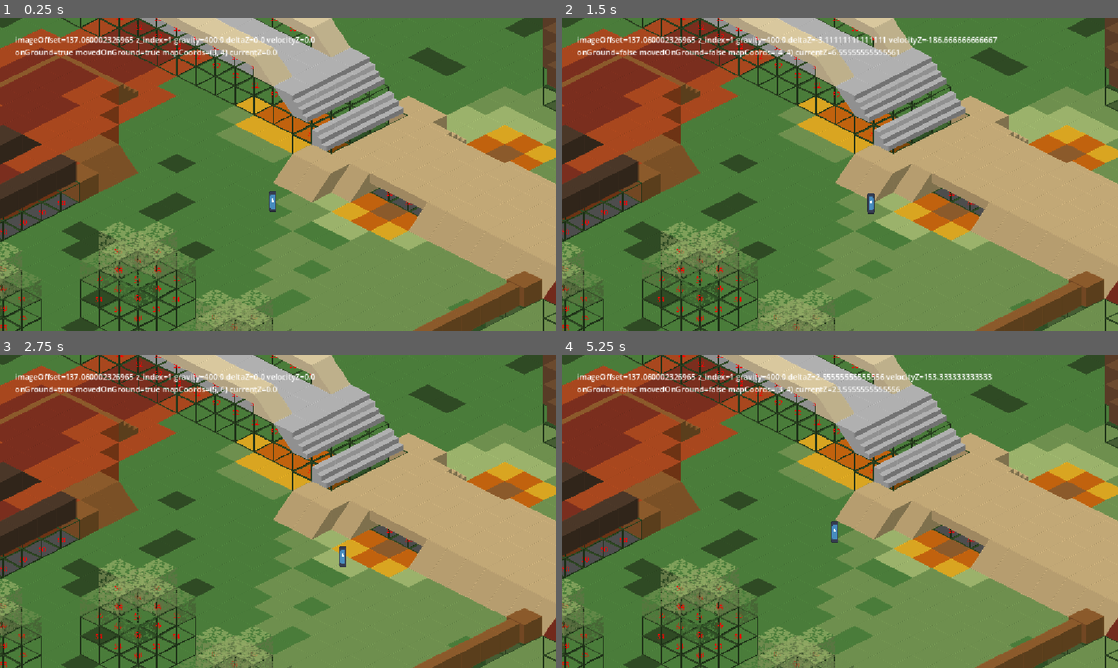
Above: before the commit, frames 1-4 (two rows, left to right).
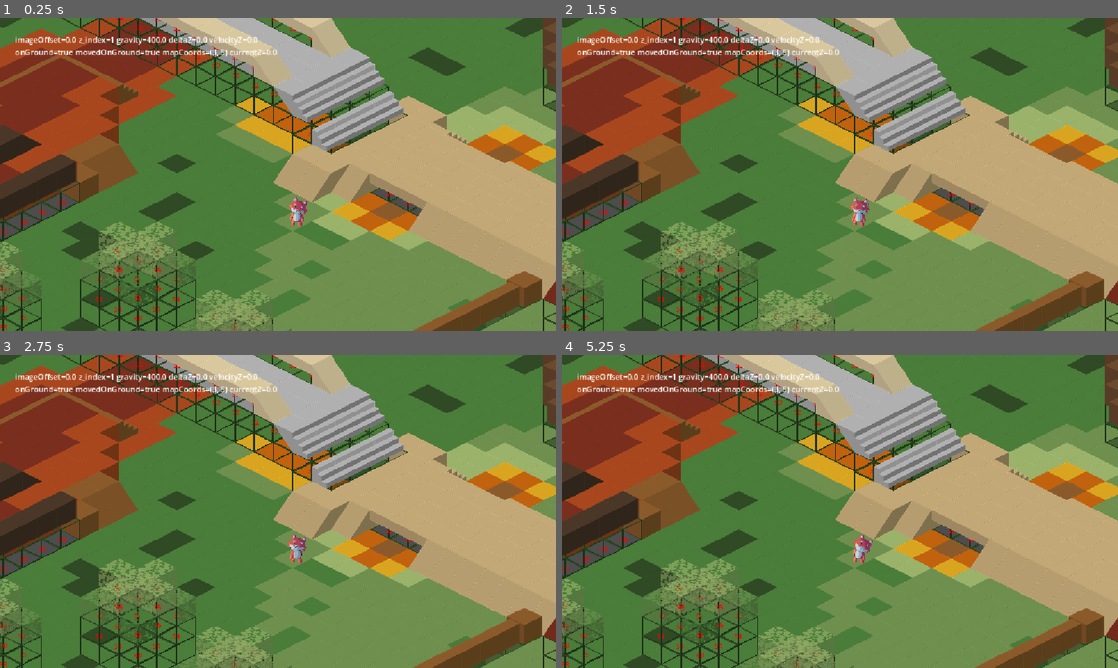
Above: after the commit, the same moments.

Repository: Zbyl/SlavicGameJam2026
Game: Godot game, scene res://TestMap.tscn
Two runs of this game, one before a commit and one after it. Both use one fixed random seed, a clock stepped at 60 frames per second and the inputs below. This scene is started directly instead of the project's main scene. The engine's default icon, where the game draws it, is replaced by a stand-in: a white triangle on a blue panel in a dark square.
Inputs:
- Up to frame 1 (0.25 s): no input
- Up to frame 2 (1.5 s): tap Enter (ui_accept) at 0.5, 0.6, 0.77, 1.07, 1.35 s; hold Right (ui_right) 0.53-1.28 s; hold Down (ui_down) from 1.28 s (still down)
- Up to frame 3 (2.75 s): tap Enter (ui_accept) at 1.52, 1.82, 2.1 s; release Down (ui_down) at 2.03 s; hold Right (ui_right) from 2.03 s (still down)
- Up to frame 4 (5.25 s): release Right (ui_right) at 2.78 s; hold Up (ui_up) 2.78-3.53 s; tap Enter (ui_accept) at 2.85, 3.02, 3.32, 3.6, 3.77, 4.07, 4.25, 4.35, 4.52, 4.82, 5.1 s; hold Left (ui_left) 3.53-5.03 s; hold Down (ui_down) from 5.03 s (still down)

The runs differ from the first frame. In frame 1, 0.9% of the frame differs, in the area x 11-57%, y 5-67%; in frame 2, 1.6%; in frame 3, 0.8%; in frame 4, 1.7%, in the area x 10-78%, y 5-67%.

Commit message:
3D jumping in Dude (taken from TestDude).

Diff:
--- a/Game/TestDude.gd
+++ b/Game/TestDude.gd
@@ -5,6 +5,8 @@
 @export var debugLabel: Label
 
 @onready var image: Node2D = $Image # Image of Boguś. Will be moved relative to CollisionShape to simulate jumping.
+var baseOffsetY: float = 0.0
+
 
 const SPEED = 6000.0
 const JUMP_VELOCITY = 200.0
@@ -15,8 +17,6 @@
 
 var currentZ: float = 0.0
 var velocityZ: float = 0.0
-
-var baseOffsetY: float = 0.0
 
 # Returns tilemap for layer or null if this layer doesn't have a tilemap.
 func getTileMapForLayer(layer: int) -> TileMapLayer:
@@ -100,6 +100,9 @@
     print(Vector2(1, 0))
     print(tileOffsetToPlanarOffset(Vector2(0, 0)))
     print(Vector2(0.5, 0.5))
+
+func layerFromZ(z: float) -> int:
+    return floori(z / layerHeight)
 
 # tileOffset - screen offset from the center of the tile (assuming z == 0)
 #         /\ 0,-20
@@ -210,9 +213,6 @@
     return OnSlope.NO
 
 
-func layerFromZ(z: float) -> int:
-    return floori(z / layerHeight)
-
 func _physics_process(delta: float) -> void:
     var preMapPosition := mapPositionFromScreenPosition(global_position, currentZ)
     var preGroundInfo := groundInfoFromMapPosition(preMapPosition, currentZ)
--- a/Game/TestMap.tscn
+++ b/Game/TestMap.tscn
@@ -1,8 +1,8 @@
 [gd_scene format=3 uid="uid://7vh5ua3bmum8"]
 
 [ext_resource type="Script" uid="uid://b8xaps7mwxc36" path="res://TestMap.gd" id="1_3h1ab"]
-[ext_resource type="PackedScene" uid="uid://sqxg3gnq0lut" path="res://TestDude.tscn" id="1_gfjgm"]
 [ext_resource type="PackedScene" uid="uid://dj606h5locj3n" path="res://Levels/Level2.tscn" id="2_onbnv"]
+[ext_resource type="PackedScene" uid="uid://b4w8smkleosv3" path="res://characters/dude.tscn" id="4_onbnv"]
 
 [node name="TestMap" type="Node2D" unique_id=1902347863 node_paths=PackedStringArray("level")]
 y_sort_enabled = true
@@ -22,7 +22,12 @@
 offset_bottom = 84.0
 text = "XXX"
 
-[node name="TestDude" parent="." unique_id=1449815505 node_paths=PackedStringArray("level", "debugLabel") instance=ExtResource("1_gfjgm")]
-position = Vector2(565, 394)
+[node name="Dude" parent="." unique_id=345096153 node_paths=PackedStringArray("debugLabel", "level") instance=ExtResource("4_onbnv")]
+position = Vector2(615, 429)
+speed = 300.0
+character = "Fox"
+controller = 0
+jumpButton = 0
+isBerek = false
+debugLabel = NodePath("../CanvasLayer/DebugLabel")
 level = NodePath("../Level2")
-debugLabel = NodePath("../CanvasLayer/DebugLabel")
--- a/Game/characters/dude.gd
+++ b/Game/characters/dude.gd
@@ -5,15 +5,22 @@
 const DECELERATION_FACTOR = 2*ACCELERATION_FACTOR
 const WORLD_ASPECT_FACTOR = 0.5
 
-@export var speed = 300
-@export var character = "Fox"
-@export var controller = 0
+@export var speed: float = 300.0
+@export var character: String = "Fox"
+@export var controller: int = 0
 @export var jumpButton = JOY_BUTTON_A
-@export var isBerek = false
-
-var direction = Vector2.ZERO
-var currentAngle = 8
-var currentState = "None"
+@export var isBerek: bool = false
+
+const JUMP_VELOCITY: float = 200.0
+var gravity: float = 400.0
+
+var currentAngle: int = 8 # 1 to 8,  1 - SW, 2 - W, ..., 8 - S
+var currentState: String = "None"
+#  - None - unused, invalid
+#  - Idle
+#  - Die
+#  - Jump
+#  - Dir - running (Dir name is used because animations are named Dir)
 
 @onready var animation: AnimatedSprite2D = $Kunek
 @onready var outline: AnimatedSprite2D = $Outline
@@ -31,7 +38,37 @@
 ]
 var run_stream: AudioStream
 
+
+@export var debugLabel: Label
+
+# @todo Move to some Level/Game thingy.
+@export var level: Node2D
+var tile_map_layers: Array[TileMapLayer] = []
+
+@onready var baseImage: Node2D = $Kunek # Image of Boguś. Will be moved relative to CollisionShape to simulate jumping.
+@onready var outlineImage: Node2D = $Outline # Outline of Boguś.
+var baseImageOffsetY: float = 0.0
+var outlineImageOffsetY: float = 0.0
+
+var layerHeight: float = 40.0
+var zToYOffsetRatio: float = 1.0 # Multiply z by this much to get y offset. But note that Z goes up, but y goes down.
+
+var currentZ: float = 0.0
+var velocityZ: float = 0.0
+
+
 func _ready() -> void:
+    baseImageOffsetY = baseImage.offset.y
+    outlineImageOffsetY = outlineImage.offset.y
+    #debugLabel = get_node("../../%DebugLabel")
+    # @todo Move to some Level/Game thingy.
+    for i in range(100):
+        var tileMapName = "TileMapLayer{idx}".format({"idx": i})
+        var tileMap: TileMapLayer = level.get_node_or_null(tileMapName)
+        if not tileMap:
+            break
+        tile_map_layers.append(tileMap)
+
     setBerek(isBerek)
     if character == "Fox":
         run_stream = streams[0]
@@ -63,14 +100,14 @@
 func isJumpButtonPressed() -> bool:
     return Input.is_joy_button_pressed(controller, jumpButton)
 
-func calculateState(direction: Vector2, isJump: bool) -> String:
+func calculateState(dir: Vector2, isJump: bool) -> String:
     if currentState=="Die":
         return "Die"
     elif isJump:
         return "Jump"
     elif currentState=="Jump":
         return "Jump"
-    elif direction == Vector2.ZERO:
+    elif dir == Vector2.ZERO:
         return "Idle"
     else:
         return "Dir"
@@ -82,8 +119,8 @@
         setBerek(true)
     currentState="None"
 
-func calculateAngle(direction: Vector2) -> int:
-    var angle = roundi((rad_to_deg(atan2(direction.y, direction.x))+270.0)/45.0)
+func calculateAngle(dir: Vector2) -> int:
+    var angle = roundi((rad_to_deg(atan2(dir.y, dir.x))+270.0)/45.0)
     if angle<1:
         angle += 8
     if angle>8:
@@ -94,13 +131,74 @@
     outline.animation="Outline"+animation.animation
     outline.frame=animation.frame
 
-func _physics_process(delta):
+func _physics_process(delta: float):
     var direction = calculateInputDirection()
+    #var direction := Input.get_vector("ui_left", "ui_right", "ui_up", "ui_down")
 
     var isJump = isJumpButtonPressed()
+    #var isJump = Input.is_action_just_pressed("ui_accept")
+
+    var preMapPosition := mapPositionFromScreenPosition(global_position, currentZ)
+    var preGroundInfo := groundInfoFromMapPosition(preMapPosition, currentZ)
+
+    # Add the gravity.
+    var currentlyOnGround := false
+    if preGroundInfo.groundType != GroundType.EMPTY:
+        var distFromGround := currentZ - preGroundInfo.groundHeight
+        var heightToConsiderOnGround := layerHeight / 20.0
+        currentlyOnGround = distFromGround < heightToConsiderOnGround
+
+    if currentlyOnGround:
+        velocityZ = 0.0
+    else:
+        velocityZ -= gravity * delta
+
+    # Handle jump.
+    if isJump and currentlyOnGround:
+        velocityZ = JUMP_VELOCITY
+        currentlyOnGround = false
+
+    # Ustawienie prędkości
+    if direction == Vector2.ZERO:
+        velocity = velocity.move_toward(Vector2.ZERO, delta*DECELERATION_FACTOR)
+    else:
+        velocity = velocity.move_toward(direction * Vector2(speed, speed / 2.0), delta*ACCELERATION_FACTOR)
+
+    move_and_slide()
+
+    var deltaZ := velocityZ * delta # @note We need to add y-offset computed from z later.
+    # We don't allow falling 2 layers below, to simplify the code.
+    deltaZ = clamp(deltaZ, -layerHeight, layerHeight)
+
+    var postMapPosition := mapPositionFromScreenPosition(global_position, currentZ)
+    var postGroundInfo := groundInfoFromMapPosition(postMapPosition, currentZ)
+
+    var movedOnGround := false
+    if currentlyOnGround: # We know we did not apply gravity nor jumped.
+        # If we are still on ground, glue player to the ground.
+        if postGroundInfo.groundType != GroundType.EMPTY:
+            movedOnGround = true
+            deltaZ = postGroundInfo.groundHeight - currentZ
+
+    currentZ += deltaZ
+
+    global_position = screenPositionFromMapPosition(postMapPosition.mapCoords, postMapPosition.offsetWithinTile, currentZ)
+    var curLayer := layerFromZ(currentZ)
+    baseImage.offset.y = baseImageOffsetY - (currentZ - curLayer * layerHeight) * zToYOffsetRatio / baseImage.scale.y
+    outlineImage.offset.y = outlineImageOffsetY - (currentZ - curLayer * layerHeight) * zToYOffsetRatio / outlineImage.scale.y
+    #image.position.y += (curLayer - prevLayer) * layerHeight * zToYOffsetRatio
+
+    # We use collision mask from previous z. It's close enough.
+    clearLayerCollisionMask()
+    setLayerCollisionMask(curLayer, true)
+    #setLayerCollisionMask(postGroundInfo.layer, postGroundInfo.useThisCollision)
+    #setLayerCollisionMask(postGroundInfo.layer - 1, postGroundInfo.useBelowCollision)
+    z_index = postGroundInfo.layer + 1
+    #z_index = 1
+
+    # State changes and animation handling.
 
     var changeAnimation = false
-
     var state = calculateState(direction, isJump)
 
     if state != currentState:
@@ -129,14 +227,8 @@
 
     syncAnimations()
 
-    # Ustawienie prędkości
-    if direction == Vector2.ZERO:
-        velocity = velocity.move_toward(Vector2.ZERO, delta*DECELERATION_FACTOR)
-    else:
-        velocity = velocity.move_toward(direction * speed, delta*ACCELERATION_FACTOR)
-
-    # Ruch z obsługą kolizji
-    move_and_slide()
+    debugLabel.text = "imageOffset={imageOffset} z_index={z_index} gravity={gravity} deltaZ={deltaZ} velocityZ={velocityZ}\nonGround={onGround} movedOnGround={movedOnGround} mapCoords={mapCoords} currentZ={currentZ}".\
+        format({"imageOffset": baseImage.offset.y - baseImageOffsetY, "z_index": z_index, "gravity": gravity, "deltaZ": deltaZ, "velocityZ": velocityZ, "onGround": currentlyOnGround, "movedOnGround": movedOnGround, "mapCoords": postMapPosition.mapCoords, "currentZ": currentZ})
 
 
 func _on_area_2d_body_entered(body: Node2D) -> void:
@@ -151,3 +243,167 @@
         syncAnimations()
         timer.wait_time = 2.0;
         timer.start()
+
+
+########################################################################
+# 3D movement stuff
+
+func layerFromZ(z: float) -> int:
+    return floori(z / layerHeight)
+
+# Returns tilemap for layer or null if this layer doesn't have a tilemap.
+func getTileMapForLayer(layer: int) -> TileMapLayer:
+    if layer < 0:
+        return null
+    if layer >= tile_map_layers.size():
+        return null
+    return tile_map_layers[layer]
+
+func isSlope(tileMapLayer: TileMapLayer, mapCoords: Vector2i) -> bool:
+    if tileMapLayer == null:
+        return false
+
+    if tileMapLayer.get_cell_source_id(mapCoords) == -1:
+        return false
+
+    var tile_data = tileMapLayer.get_cell_tile_data(mapCoords)
+    if not tile_data:
+        return false
+
+    var slope = tile_data.get_custom_data("Slope")
+    return slope
+
+# Returns true if given tile is not empty.
+func isSolidTile(tileMapLayer: TileMapLayer, mapCoords: Vector2i) -> bool:
+    if tileMapLayer == null:
+        return false
+
+    if tileMapLayer.get_cell_source_id(mapCoords) == -1:
+        return false
+
+    return true
+
+enum GroundType { EMPTY, SOLID, SLOPE }
+
+class MapPositionInfo:
+    var mapCoords: Vector2i
+    var offsetWithinTile: Vector2
+    var planarOffsetWithinTile: Vector2 # See tileOffsetToPlanarOffset().
+
+    func _init(_mapCoords: Vector2i, _offsetWithinTile: Vector2, _planarOffsetWithinTile: Vector2):
+        self.mapCoords = _mapCoords
+        self.offsetWithinTile = _offsetWithinTile
+        self.planarOffsetWithinTile = _planarOffsetWithinTile
+
+
+class GroundInfo:
+    var layer: int
+    var tileMap: TileMapLayer
+    var groundType: GroundType # When SLOPE layer and tileMap will contain the tileMap with slope.
+    var groundHeight: float # Absolute ground height on this layer. Meaningless ifnot solid or slope.
+
+    var useThisCollision: bool    # Use collision from this tilemap (so above the slope)
+    var useBelowCollision: bool   # Use collision from tilemap below (so below the slope)
+
+    func _init(_layer: int, _tileMap: TileMapLayer, _groundType: GroundType, _groundHeight: float, _useThisCollision: bool, _useBelowCollision: bool):
+        self.layer = _layer
+        self.tileMap = _tileMap
+        self.groundType = _groundType
+        self.groundHeight = _groundHeight
+        self.useThisCollision = _useThisCollision
+        self.useBelowCollision = useBelowCollision
+
+# tileOffset - screen offset from the center of the tile (assuming z == 0)
+#         /\ 0,-20
+#       /    \
+#-40,0/        \ 40,0
+#     \        /
+#       \    /
+#         \/ 0,20
+# Returns position on the flat plane.
+#       /\ 0,1
+#     /    \
+#0,0/        \ 1,1
+#   \        /
+#     \    /
+#       \/ 1,0
+func tileOffsetToPlanarOffset(tileOffset: Vector2) -> Vector2:
+    var unskewedOffset := Vector2(tileOffset.x, tileOffset.y * 2) / 40.0
+    var sincos = 1.0 #sqrt(2.0) / 2.0
+    var rotated := Vector2(unskewedOffset.x * sincos + unskewedOffset.y * sincos, unskewedOffset.x * sincos - unskewedOffset.y * sincos)
+    return Vector2(rotated.x + 1, rotated.y + 1) / 2
+
+# Position 2D is expected to already contain offset corresponding to z.
+func mapPositionFromScreenPosition(globalPosition2d: Vector2, z: float) -> MapPositionInfo:
+    var layer := layerFromZ(z)
+    var yOffsetFromZ := layer * layerHeight * zToYOffsetRatio
+    var correctedPosition := Vector2(globalPosition2d.x, globalPosition2d.y + yOffsetFromZ)
+    var tile_map_layer_0 := getTileMapForLayer(0)
+    var localCoords := tile_map_layer_0.to_local(correctedPosition)
+    var mapCoords := tile_map_layer_0.local_to_map(localCoords)
+    var tileLocalCoords := tile_map_layer_0.map_to_local(mapCoords)
+    var offsetWithinTile := localCoords - tileLocalCoords
+    var planarOffsetWithinTile := tileOffsetToPlanarOffset(offsetWithinTile)
+    return MapPositionInfo.new(mapCoords, offsetWithinTile, planarOffsetWithinTile)
+
+func screenPositionFromMapPosition(mapCoords: Vector2i, offsetWithinTile: Vector2, z: float) -> Vector2:
+    var layer := layerFromZ(z)
+    var tile_map_layer_0 := getTileMapForLayer(0)
+    var mapLocalCoords = tile_map_layer_0.map_to_local(mapCoords) + offsetWithinTile
+    var globalCoords = tile_map_layer_0.to_global(mapLocalCoords)
+    var yOffsetFromZ :=  layer * layerHeight * zToYOffsetRatio
+    globalCoords.y = globalCoords.y - yOffsetFromZ
+    return globalCoords
+
+func groundInfoFromMapPositionRaw(mapPosition: MapPositionInfo, z: float) -> GroundInfo:
+    var layer := layerFromZ(z)
+    var tileMap = getTileMapForLayer(layer)
+    var tileMapAbove = getTileMapForLayer(layer + 1)
+    var groundType: GroundType = GroundType.EMPTY
+    var groundHeight: float = 0.0
+    if isSlope(tileMap, mapPosition.mapCoords):
+        groundType = GroundType.SLOPE
+        groundHeight = slopeGroundHeight(mapPosition.mapCoords, mapPosition.planarOffsetWithinTile, layer)
+    elif isSlope(tileMapAbove, mapPosition.mapCoords):
+        groundType = GroundType.SLOPE
+        groundHeight = slopeGroundHeight(mapPosition.mapCoords, mapPosition.planarOffsetWithinTile, layer + 1)
+        layer = layer + 1
+        tileMap = tileMapAbove
+    elif isSolidTile(tileMap, mapPosition.mapCoords):
+        groundType = GroundType.SOLID
+        groundHeight = layer * layerHeight
+
+    var useThisCollision := false
+    var useBelowCollision := false
+    if groundType == GroundType.SLOPE:
+        var onSlopeHeight := groundHeight - layer * layerHeight
+        useThisCollision = onSlopeHeight > (layerHeight * 0.75)
+        useBelowCollision = onSlopeHeight < (layerHeight * 0.25)
+    if groundType == GroundType.SOLID:
+        useThisCollision = true
+        useBelowCollision = false
+    return GroundInfo.new(layer, tileMap, groundType, groundHeight, useThisCollision, useBelowCollision)
+
+# Return information about ground on z, but if ground is right above z, return that instead.
+func groundInfoFromMapPosition(mapPosition: MapPositionInfo, z: float) -> GroundInfo:
+    var groundEpsilon := layerHeight / 20
+    var groundAbove := groundInfoFromMapPositionRaw(mapPosition, z + groundEpsilon)
+    if groundAbove.groundType != GroundType.EMPTY:
+        return groundAbove
+    return groundInfoFromMapPositionRaw(mapPosition, z)
+
+# Returns slopeGroundHeight (absolute), or null if not on slope.
+func slopeGroundHeight(mapCoords: Vector2i, planarOffsetWithinTile: Vector2, layer: int) -> Variant: # float or null
+    var tileMap = getTileMapForLayer(layer)
+    if not isSlope(tileMap, mapCoords):
+        return null
+    var groundHeight := planarOffsetWithinTile.y * layerHeight + (layer - 1) * layerHeight
+    return groundHeight
+
+func setLayerCollisionMask(layer: int, value: bool) -> void:
+    if (layer >= 0) and (layer < 16):
+        set_collision_mask_value(17 + layer, value)
+
+func clearLayerCollisionMask() -> void:
+    for layer in range(16):
+        setLayerCollisionMask(layer, false)
--- a/Game/characters/dude.tscn
+++ b/Game/characters/dude.tscn
@@ -1,32 +1,36 @@
 [gd_scene format=3 uid="uid://b4w8smkleosv3"]
 
 [ext_resource type="Script" uid="uid://cuqioeyb0tebp" path="res://characters/dude.gd" id="1_s81fl"]
-[ext_resource type="AudioStream" uid="uid://p2250kehh6e6" path="res://Sounds/Kunek/Jump.wav" id="5_64te8"]
-[ext_resource type="AudioStream" uid="uid://dvnkg8fvv08bf" path="res://Sounds/Kunek/Slap.wav" id="6_k77yt"]
+[ext_resource type="AudioStream" uid="uid://bltfhfjtbpik7" path="res://Sounds/Kunek/Jump.wav" id="5_64te8"]
+[ext_resource type="AudioStream" uid="uid://drswjhe6veebk" path="res://Sounds/Kunek/Slap.wav" id="6_k77yt"]
 [ext_resource type="AudioStream" uid="uid://ccn0f5o71rp2s" path="res://Sounds/Kunek/Respawn.wav" id="7_8hsc3"]
 [ext_resource type="SpriteFrames" uid="uid://cgpoq8cd72o7w" path="res://characters/dude_kunek_frames.tres" id="kunek_frames"]
 [ext_resource type="SpriteFrames" uid="uid://bnm5y0u6nh5pe" path="res://characters/dude_magic_frames.tres" id="magic_frames"]
 [ext_resource type="SpriteFrames" uid="uid://dbicsqv1sa4ie" path="res://characters/dude_outline_frames.tres" id="outline_frames"]
 
-[sub_resource type="CapsuleShape2D" id="CapsuleShape2D_ytkss"]
-radius = 34.0
-height = 88.0
+[sub_resource type="CircleShape2D" id="CircleShape2D_lfj2m"]
+radius = 20.0
 
 [sub_resource type="CapsuleShape2D" id="CapsuleShape2D_d5dh0"]
-radius = 40.0
-height = 100.0
+radius = 20.0
+height = 50.0
 
 [node name="Dude" type="CharacterBody2D" unique_id=345096153 groups=["Dude"]]
 script = ExtResource("1_s81fl")
+speed = null
+character = null
+controller = null
+jumpButton = null
+isBerek = null
 
 [node name="CollisionShape2D" type="CollisionShape2D" parent="." unique_id=2020211644]
-position = Vector2(0, -35)
-shape = SubResource("CapsuleShape2D_ytkss")
+position = Vector2(0, -7.76)
+shape = SubResource("CircleShape2D_lfj2m")
 
 [node name="Area2D" type="Area2D" parent="." unique_id=1826176566]
 
 [node name="CollisionShape2D" type="CollisionShape2D" parent="Area2D" unique_id=2020486256]
-position = Vector2(0, -35)
+position = Vector2(0, -12.465)
 shape = SubResource("CapsuleShape2D_d5dh0")
 
 [node name="Kunek" type="AnimatedSprite2D" parent="." unique_id=706360744]
